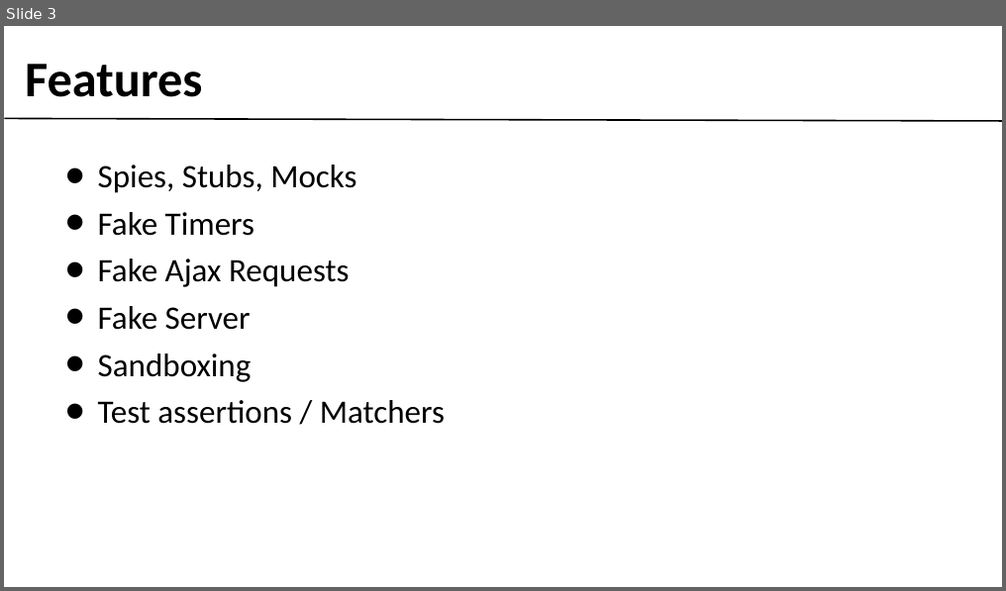
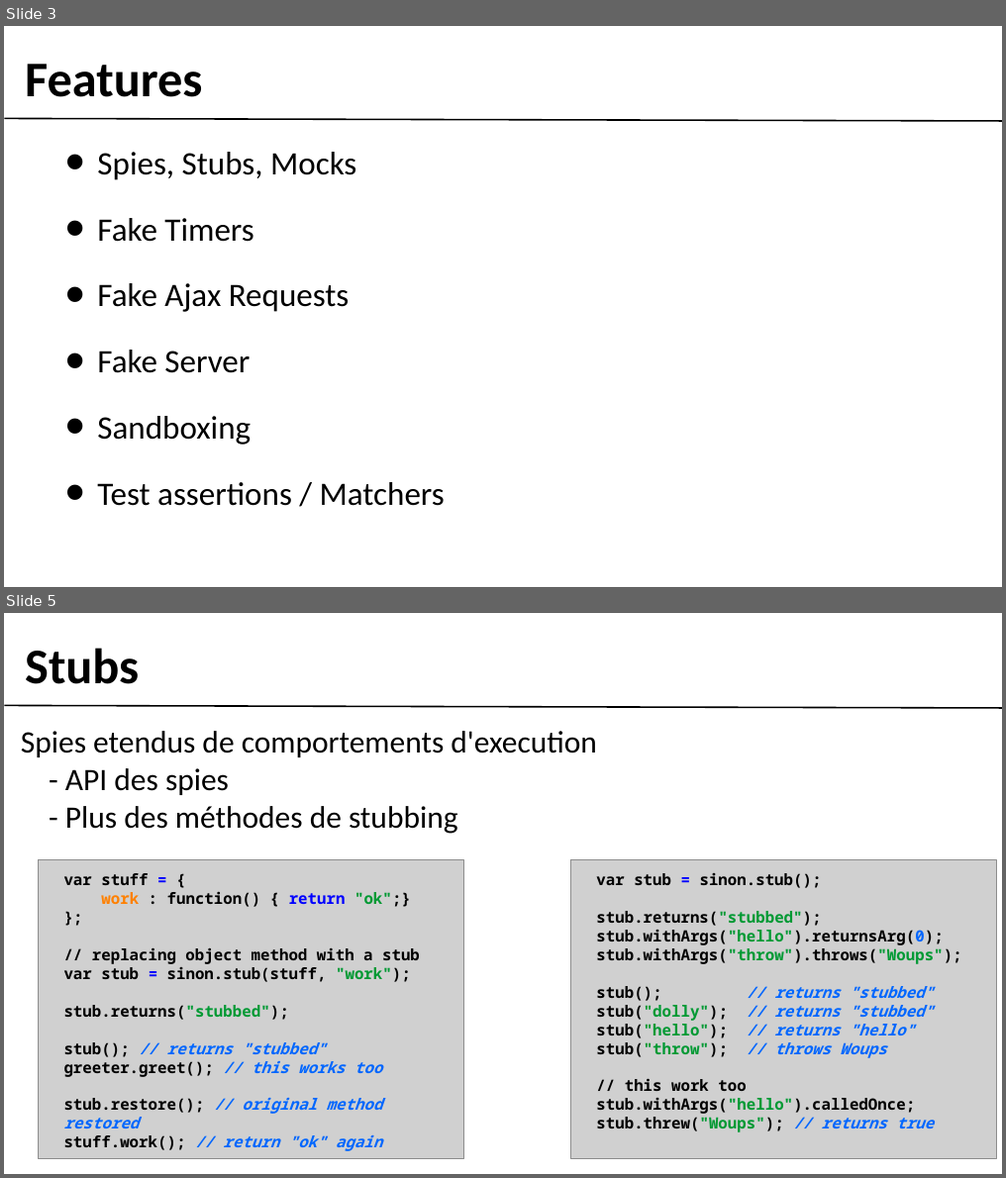
Before and after one commit to gobengo/devoxx-panorama-js-testing, a slide deck: doc/sinonjs_part.ppt. Shown one above the other, each under a label of ours: slide 3 before the commit, slides 3 and 5 after it; the slides between them are not shown. The pictures are 1006x591 and 1006x1178 pixels, drawn with LibreOffice and Linux fonts; fonts in the diff are those of the drawing; grey boxes stand for pictures; background and template pictures are left out. Boxes give left, top, right and bottom in pixels: in the first picture for what was removed or moved away, otherwise in the second. Text is boxed around its words. In the diff, an @@ line names an element or a change of style, - is before the commit and + after.

Commit message:
sinon prez - relecture 1 done.

```diff
--- a/doc/sinonjs_part.ppt
+++ b/doc/sinonjs_part.ppt
@@ slide 5 added at [4, 613, 1002, 1174], background #FFFFFF; not listed: 1 template element that a slide beside it also shows @@
@@ text added at [25, 648, 139, 684], 64 pt, text #000000, bold @@
+Stubs
@@ text added at [21, 731, 597, 834], 40 pt, text #000000 @@
+Spies etendus de comportements d'execution
+- API des spies
+- Plus des méthodes de stubbing
@@ picture added at [39, 860, 463, 1158] @@
@@ text added at [64, 873, 420, 1152], 20 pt, text #000000, bold @@
+var stuff = {
+work : function() { return "ok";}
+};
+// replacing object method with a stub
+var stub = sinon.stub(stuff, "work");
+stub.returns("stubbed");
+stub(); // returns "stubbed"
+greeter.greet(); // this works too
+stub.restore(); // original method restored
+stuff.work(); // return "ok" again
@@ picture added at [571, 860, 996, 1158] @@
@@ text added at [596, 873, 961, 1133], 20 pt, text #000000, bold @@
+var stub = sinon.stub();
+stub.returns("stubbed");
+stub.withArgs("hello").returnsArg(0);
+stub.withArgs("throw").throws("Woups");
+stub(); // returns "stubbed"
+stub("dolly"); // returns "stubbed"
+stub("hello"); // returns "hello"
+stub("throw"); // throws Woups
+// this work too
+stub.withArgs("hello").calledOnce;
+stub.threw("Woups"); // returns true
@@ slide 3 changed as well @@
@@ text "Spies, Stubs, Mocks" rewrapped from [98, 165, 445, 424] to [97, 152, 445, 506] @@
```
Also in this commit, not shown: 8 other slides changed, 4 other slides added, 4 slides removed, 2 other files.
